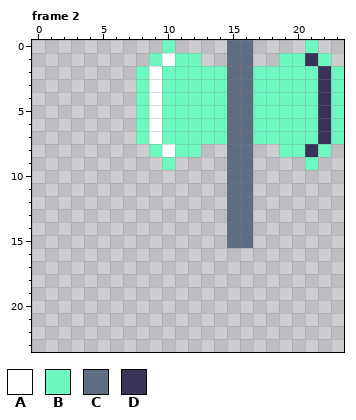
File history of a pixel-art file, assets/sprites/axe.aseprite. Above is the file before it was changed.
24x24 pixels, 2 frames. Shown: frame 2.
Palette (. is transparent): A #ffffff  B #6df7c1  C #606c81  D #393457
Pixels before, frame 2, first column x 8:
 0 ..B....CC....B..
 1 .BABB..CC..BBDB.
 2 BABBBBBCCBBBBBDB
 3 BABBBBBCCBBBBBDB
 4 BABBBBBCCBBBBBDB
 5 BABBBBBCCBBBBBDB
 6 BABBBBBCCBBBBBDB
 7 BABBBBBCCBBBBBDB
 8 .BABB..CC..BBDB.
 9 ..B....CC....B..
10 .......CC.......
11 .......CC.......
12 .......CC.......
13 .......CC.......
14 .......CC.......
15 .......CC.......
The same view after the edit:
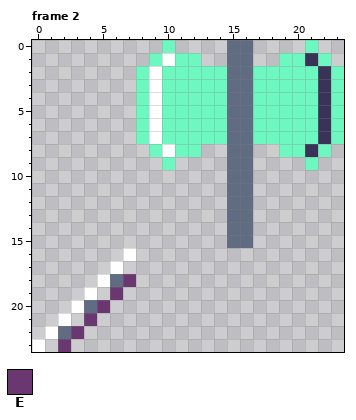
Colours new in this view: E #6a3771
Change:
Frame 2:
y 16: x 7 . -> A
y 17: x 6 . -> A
y 18: x 5..7 ... -> ACE
y 19: x 4 . -> A; x 6 . -> E
y 20: x 3..5 ... -> ACE
y 21: x 2 . -> A; x 4 . -> E
y 22: x 1..3 ... -> ACE
y 23: x 0 . -> A; x 2 . -> E
Changed places in both pictures, as pixel boxes (x1, y1, x2, y2):
added: (32, 248, 136, 352)
